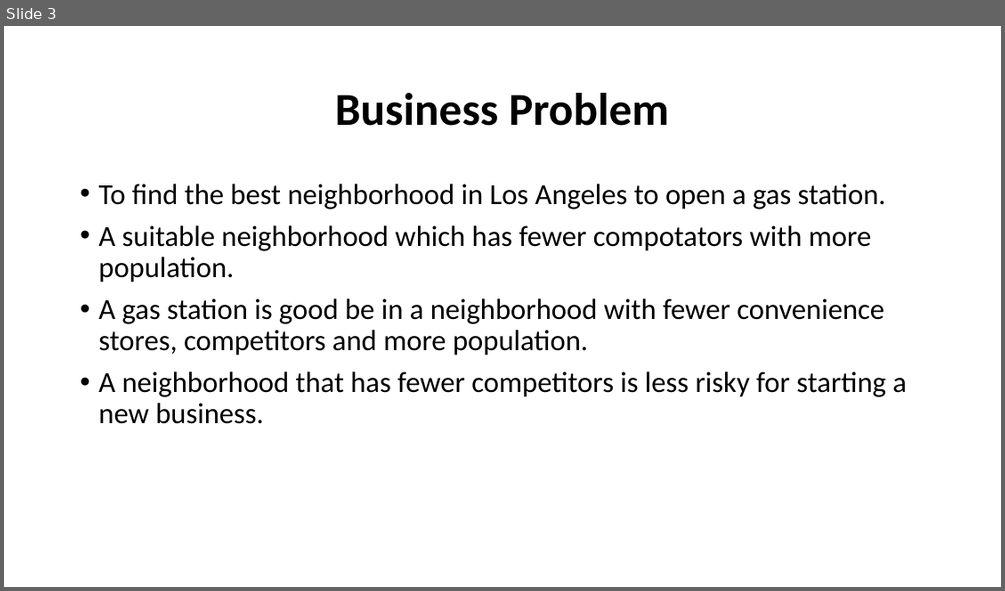
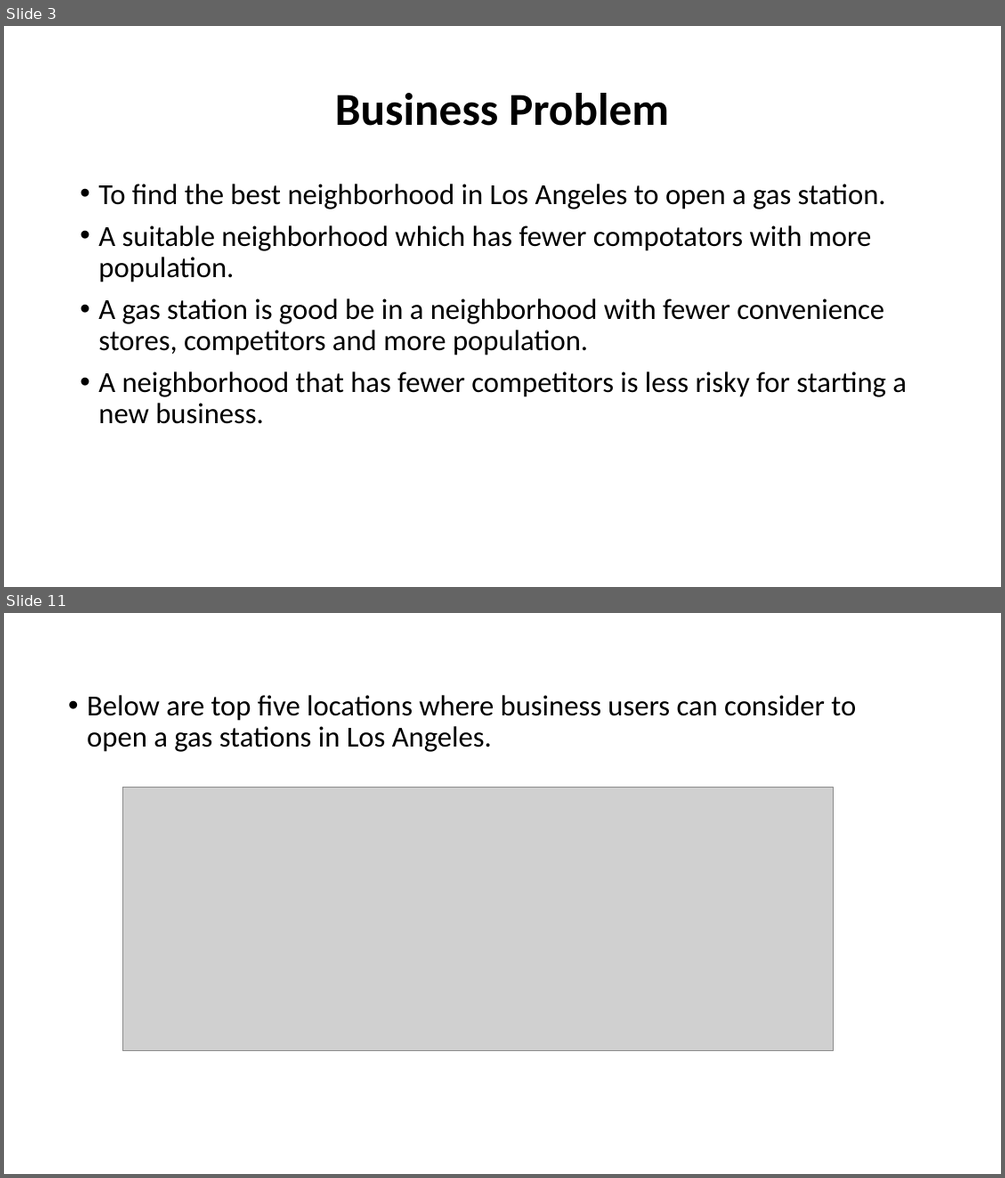
Before and after one commit to manipopuri/Coursera_Capstone, a slide deck: Find the Best Location to Open a Gas Station in Los Angeles.pptx. Shown one above the other, each under a label of ours: slide 3 before the commit, slides 3 and 11 after it; the slides between them are not shown. The pictures are 1005x591 and 1005x1178 pixels, drawn with LibreOffice and Linux fonts; fonts in the diff are those of the drawing; grey boxes stand for pictures. Boxes give left, top, right and bottom in pixels: in the first picture for what was removed or moved away, otherwise in the second. Text is boxed around its words. In the diff, an @@ line names an element or a change of style, - is before the commit and + after.

```diff
--- a/Find the Best Location to Open a Gas Station in Los Angeles.pptx
+++ b/Find the Best Location to Open a Gas Station in Los Angeles.pptx
@@ slide 11 added at [4, 613, 1001, 1174], background #FFFFFF @@
@@ text added at [87, 695, 856, 752], 28 pt, text #000000 @@
+• Below are top five locations where business users can consider to open a gas stations in Los Angeles.
@@ picture added at [122, 787, 833, 1051] @@
```
Also in this commit, not shown: 9 other slides added.
